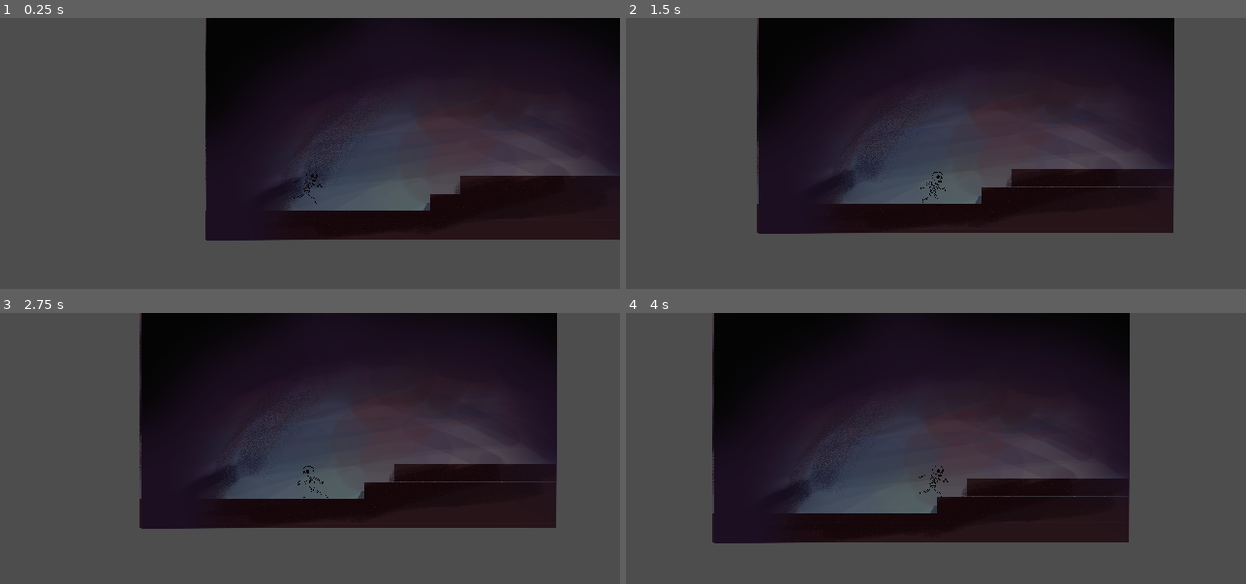
Above: before the commit, frames 1-4 (two rows, left to right).
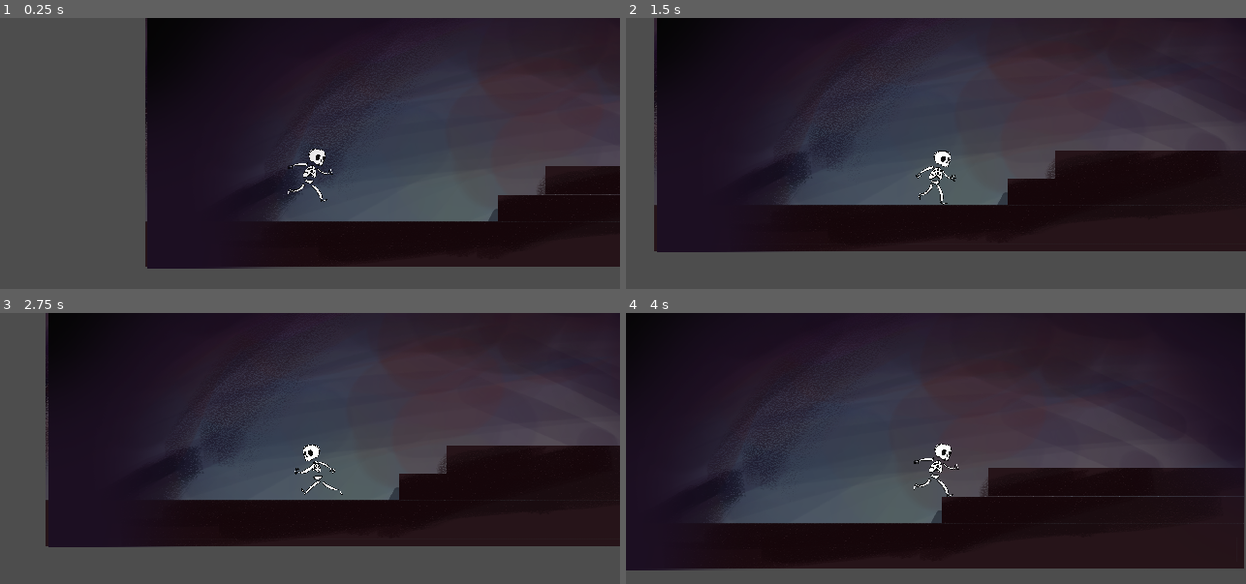
Above: after the commit, the same moments.

Repository: Willsu00/Whale-Runner
Game: Godot game, scene res://World/StartingRoom.tscn
Same seed, same stepped clock (60 frames per second), same inputs: the game is played once before the commit and once after it.
Inputs:
- Up to frame 1 (0.25 s): no input
- Up to frame 2 (1.5 s): hold Right (ui_right) from 0.53 s (still down); tap Up (ui_up) at 0.77 s
- Up to frame 3 (2.75 s): tap Up (ui_up) at 1.52 s; release Right (ui_right) at 2.03 s; hold Left (ui_left) from 2.03 s (still down)
- Up to frame 4 (4 s): release Left (ui_left) at 2.78 s; hold Right (ui_right) from 2.78 s (still down); tap Up (ui_up) at 3.02, 3.77 s

The runs differ from the first frame. In frame 1, 30% of the frame differs, in the area x 23-100%, y 0-93%; in frame 2, 50%; in frame 3, 47%; in frame 4, 60%, in the area x 0-100%, y 0-95%.

Commit message:
skeleton colored

Diff:
--- a/Player/player.tscn
+++ b/Player/player.tscn
@@ -4,7 +4,47 @@
 [ext_resource type="Texture2D" uid="uid://c0jwcpq0xqqu7" path="res://Assets/Player/run_anim_skele.png" id="2_3jefc"]
 
 [sub_resource type="CapsuleShape2D" id="CapsuleShape2D_qivh3"]
-radius = 4.0
+radius = 7.0
+height = 42.0
+
+[sub_resource type="Animation" id="Animation_3ssfo"]
+length = 0.001
+tracks/0/type = "value"
+tracks/0/imported = false
+tracks/0/enabled = true
+tracks/0/path = NodePath("Sprite2D:texture")
+tracks/0/interp = 1
+tracks/0/loop_wrap = true
+tracks/0/keys = {
+"times": PackedFloat32Array(0),
+"transitions": PackedFloat32Array(1),
+"update": 1,
+"values": [ExtResource("2_3jefc")]
+}
+tracks/1/type = "value"
+tracks/1/imported = false
+tracks/1/enabled = true
+tracks/1/path = NodePath("Sprite2D:frame")
+tracks/1/interp = 1
+tracks/1/loop_wrap = true
+tracks/1/keys = {
+"times": PackedFloat32Array(0),
+"transitions": PackedFloat32Array(1),
+"update": 1,
+"values": [0]
+}
+tracks/2/type = "value"
+tracks/2/imported = false
+tracks/2/enabled = true
+tracks/2/path = NodePath("Sprite2D:scale")
+tracks/2/interp = 1
+tracks/2/loop_wrap = true
+tracks/2/keys = {
+"times": PackedFloat32Array(0),
+"transitions": PackedFloat32Array(1),
+"update": 0,
+"values": [Vector2(0.07, 0.07)]
+}
 
 [sub_resource type="Animation" id="Animation_78ewu"]
 resource_name = "idle"
@@ -47,40 +87,41 @@
 "values": [Vector2(0.07, 0.07)]
 }
 
-[sub_resource type="Animation" id="Animation_3ssfo"]
-length = 0.001
-tracks/0/type = "value"
-tracks/0/imported = false
-tracks/0/enabled = true
-tracks/0/path = NodePath("Sprite2D:texture")
-tracks/0/interp = 1
-tracks/0/loop_wrap = true
-tracks/0/keys = {
-"times": PackedFloat32Array(0),
-"transitions": PackedFloat32Array(1),
-"update": 1,
-"values": [ExtResource("2_3jefc")]
-}
-tracks/1/type = "value"
-tracks/1/imported = false
-tracks/1/enabled = true
-tracks/1/path = NodePath("Sprite2D:frame")
-tracks/1/interp = 1
-tracks/1/loop_wrap = true
-tracks/1/keys = {
-"times": PackedFloat32Array(0),
-"transitions": PackedFloat32Array(1),
-"update": 1,
-"values": [0]
-}
-tracks/2/type = "value"
-tracks/2/imported = false
-tracks/2/enabled = true
-tracks/2/path = NodePath("Sprite2D:scale")
-tracks/2/interp = 1
-tracks/2/loop_wrap = true
-tracks/2/keys = {
-"times": PackedFloat32Array(0),
+[sub_resource type="Animation" id="Animation_il5k6"]
+resource_name = "jump"
+length = 0.1
+tracks/0/type = "value"
+tracks/0/imported = false
+tracks/0/enabled = true
+tracks/0/path = NodePath("Sprite2D:texture")
+tracks/0/interp = 1
+tracks/0/loop_wrap = true
+tracks/0/keys = {
+"times": PackedFloat32Array(0),
+"transitions": PackedFloat32Array(1),
+"update": 1,
+"values": [ExtResource("2_3jefc")]
+}
+tracks/1/type = "value"
+tracks/1/imported = false
+tracks/1/enabled = true
+tracks/1/path = NodePath("Sprite2D:frame")
+tracks/1/interp = 1
+tracks/1/loop_wrap = true
+tracks/1/keys = {
+"times": PackedFloat32Array(0),
+"transitions": PackedFloat32Array(1),
+"update": 1,
+"values": [1]
+}
+tracks/2/type = "value"
+tracks/2/imported = false
+tracks/2/enabled = true
+tracks/2/path = NodePath("Sprite2D:scale")
+tracks/2/interp = 1
+tracks/2/loop_wrap = true
+tracks/2/keys = {
+"times": PackedFloat32Array(-0.00253448),
 "transitions": PackedFloat32Array(1),
 "update": 0,
 "values": [Vector2(0.07, 0.07)]
@@ -125,46 +166,6 @@
 "transitions": PackedFloat32Array(1, 1),
 "update": 0,
 "values": [Vector2(0.07, 0.07), Vector2(0.07, 0.07)]
-}
-
-[sub_resource type="Animation" id="Animation_il5k6"]
-resource_name = "jump"
-length = 0.1
-tracks/0/type = "value"
-tracks/0/imported = false
-tracks/0/enabled = true
-tracks/0/path = NodePath("Sprite2D:texture")
-tracks/0/interp = 1
-tracks/0/loop_wrap = true
-tracks/0/keys = {
-"times": PackedFloat32Array(0),
-"transitions": PackedFloat32Array(1),
-"update": 1,
-"values": [ExtResource("2_3jefc")]
-}
-tracks/1/type = "value"
-tracks/1/imported = false
-tracks/1/enabled = true
-tracks/1/path = NodePath("Sprite2D:frame")
-tracks/1/interp = 1
-tracks/1/loop_wrap = true
-tracks/1/keys = {
-"times": PackedFloat32Array(0),
-"transitions": PackedFloat32Array(1),
-"update": 1,
-"values": [1]
-}
-tracks/2/type = "value"
-tracks/2/imported = false
-tracks/2/enabled = true
-tracks/2/path = NodePath("Sprite2D:scale")
-tracks/2/interp = 1
-tracks/2/loop_wrap = true
-tracks/2/keys = {
-"times": PackedFloat32Array(-0.00253448),
-"transitions": PackedFloat32Array(1),
-"update": 0,
-"values": [Vector2(0.07, 0.07)]
 }
 
 [sub_resource type="AnimationLibrary" id="AnimationLibrary_01l01"]
@@ -182,7 +183,7 @@
 gravity = 350
 
 [node name="Sprite2D" type="Sprite2D" parent="."]
-position = Vector2(0, -22)
+position = Vector2(3, -29)
 scale = Vector2(0.07, 0.07)
 texture = ExtResource("2_3jefc")
 offset = Vector2(2.43902, 85.3659)
@@ -190,13 +191,13 @@
 vframes = 2
 
 [node name="CollisionShape2D" type="CollisionShape2D" parent="."]
-position = Vector2(0, -16)
+position = Vector2(0, -26)
 shape = SubResource("CapsuleShape2D_qivh3")
 
 [node name="Camera2D" type="Camera2D" parent="."]
 position = Vector2(0, -16)
 scale = Vector2(0.998912, 1)
-zoom = Vector2(0.445, 0.445)
+zoom = Vector2(0.7, 0.7)
 
 [node name="AnimationPlayer" type="AnimationPlayer" parent="."]
 libraries = {
--- a/World/WillMap1.tscn
+++ b/World/WillMap1.tscn
@@ -32,7 +32,7 @@
 shape = SubResource("RectangleShape2D_11aph")
 
 [node name="Player" parent="." instance=ExtResource("2_u2une")]
-position = Vector2(20, 125)
+position = Vector2(34, 125)
 
 [node name="Artifacts" parent="." instance=ExtResource("3_nrkgm")]
 position = Vector2(875, 107)
Binary file changed: Assets/Player/run_anim_skele.png
